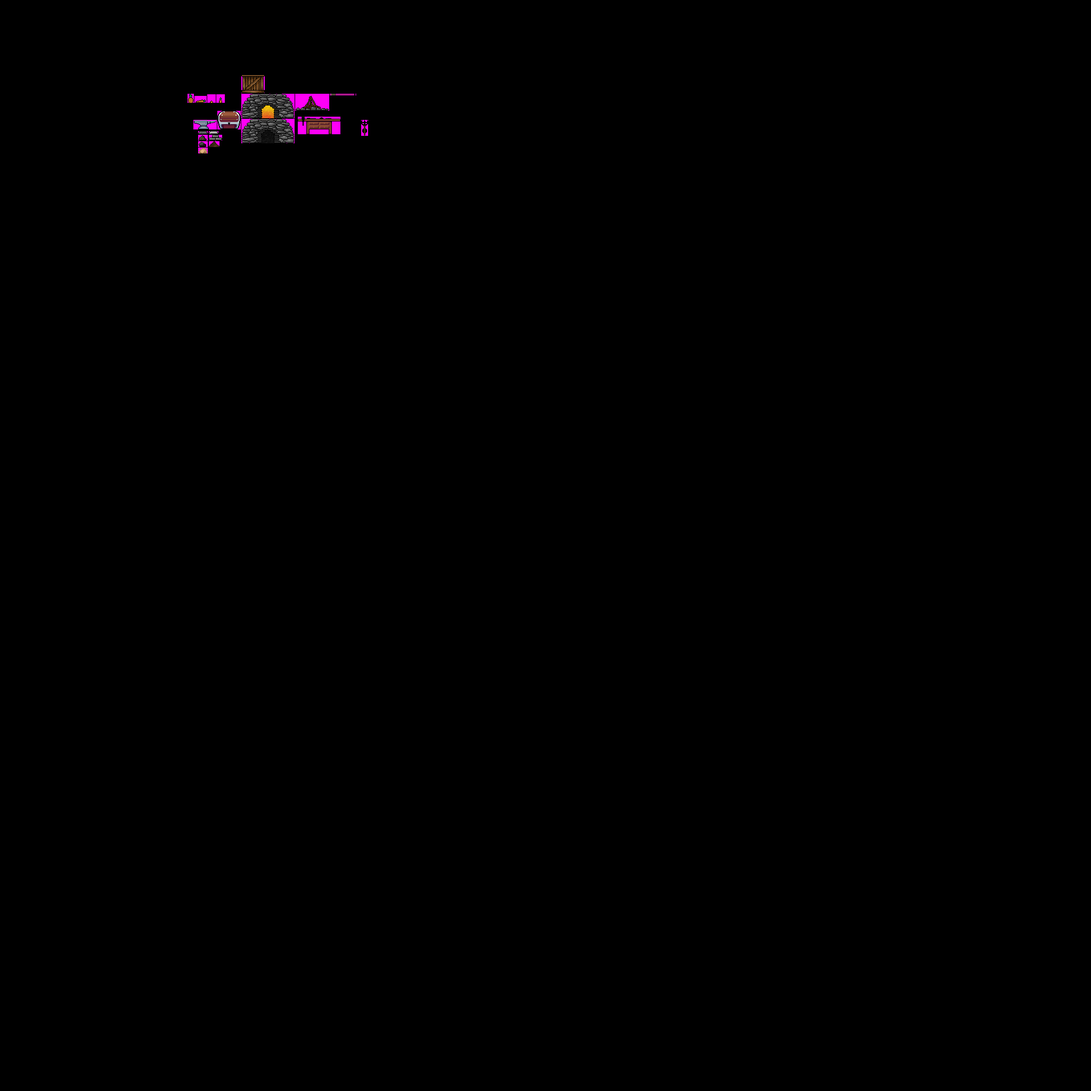
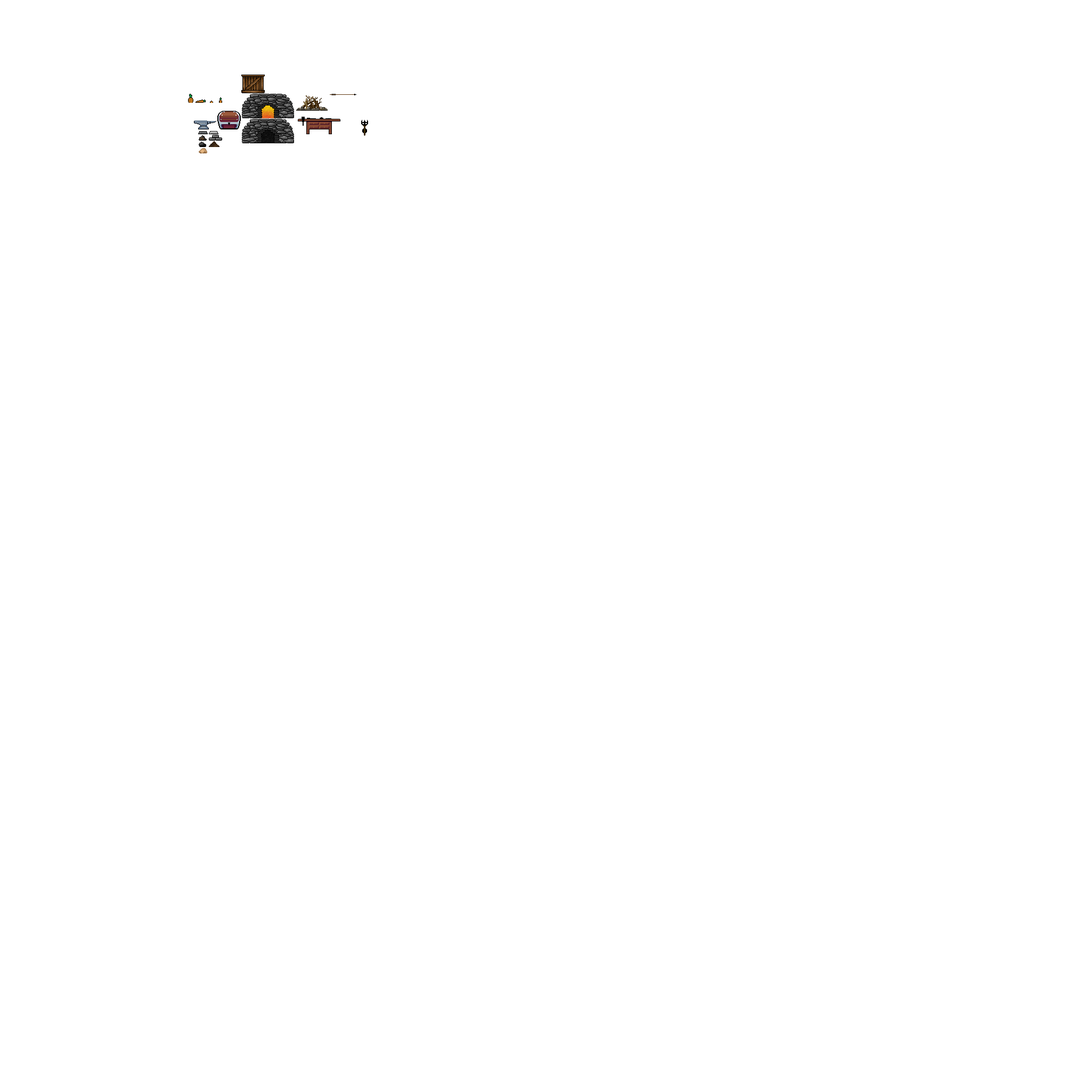
Layer changes from the first (1091, 1091) image to the second:
painted on "Textures" over [295,95,329,111]
hid "Grid" over [187,74,369,154]
hid "Layer 3" over [0,0,1091,1091]
